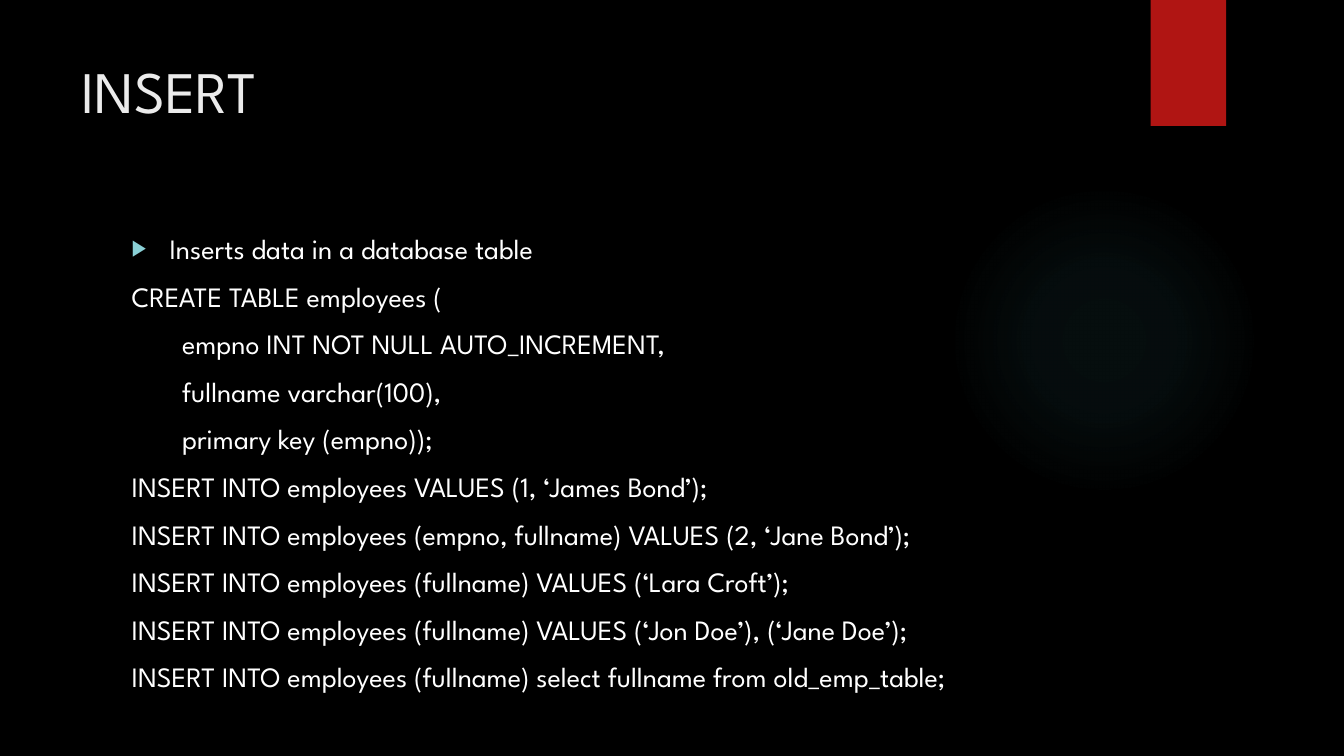
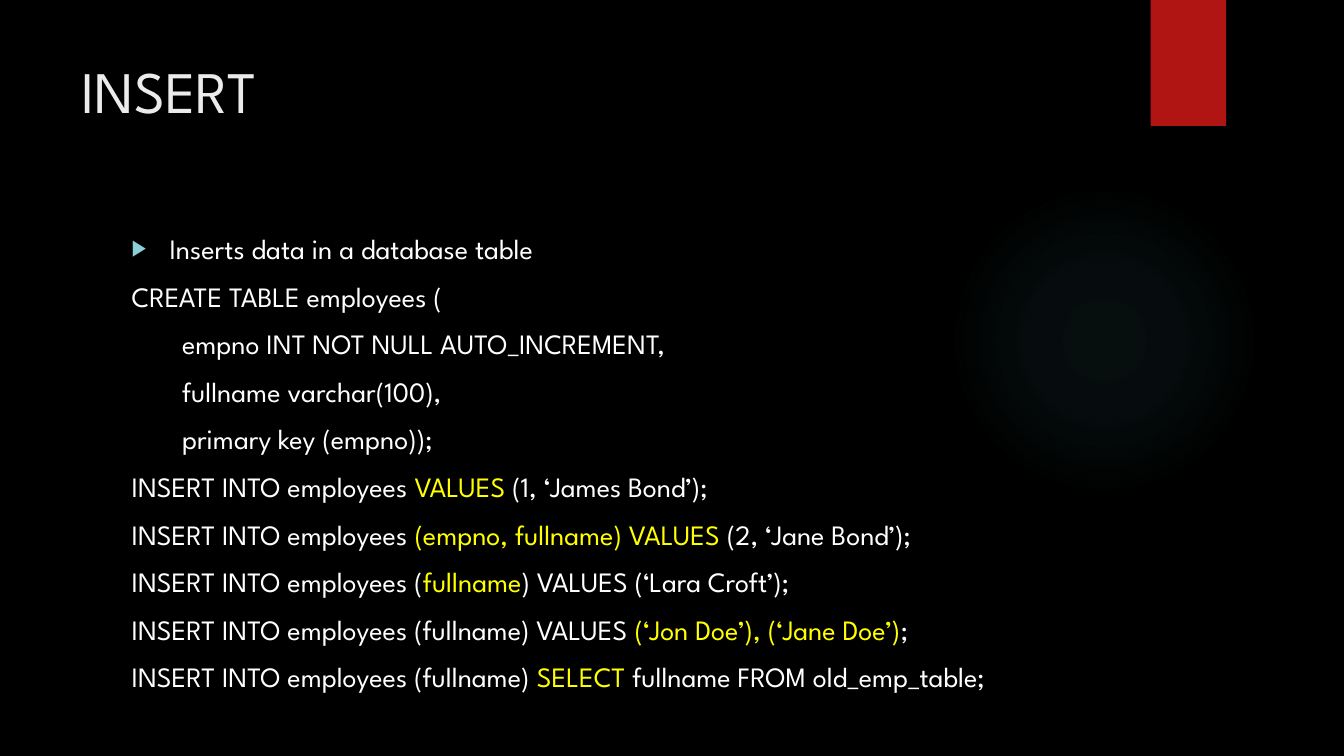
Before and after one commit to zedfoxus/database-bootcamp, a slide deck: slide 26 of Presentation/Database-Bootcamp-Presentation.pptx. Drawn at 1344x756 pixels with LibreOffice and Linux fonts; fonts in the diff are those of the drawing; background and template pictures are left out. Boxes give left, top, right and bottom in pixels: in the first picture for what was removed or moved away, otherwise in the second. Text is boxed around its words. In the diff, an @@ line names an element or a change of style, - is before the commit and + after.

```diff
--- a/Presentation/Database-Bootcamp-Presentation.pptx
+++ b/Presentation/Database-Bootcamp-Presentation.pptx
@@ text at (x1=132, y1=477, x2=911, y2=646): text colour #FFFFFF to #FFFF00 in "VALUES", "(empno, fullname) VALUES", "(fullname)", "(‘Jon Doe’), (‘Jane Doe’);" @@
@@ text at (x1=132, y1=667, x2=985, y2=693): text changed @@
-INSERT INTO employees (fullname) select fullname from old_emp_table;
+INSERT INTO employees (fullname) SELECT fullname FROM old_emp_table;
```
Also in this commit, not shown: 5 other slides changed, 4 slides added.
